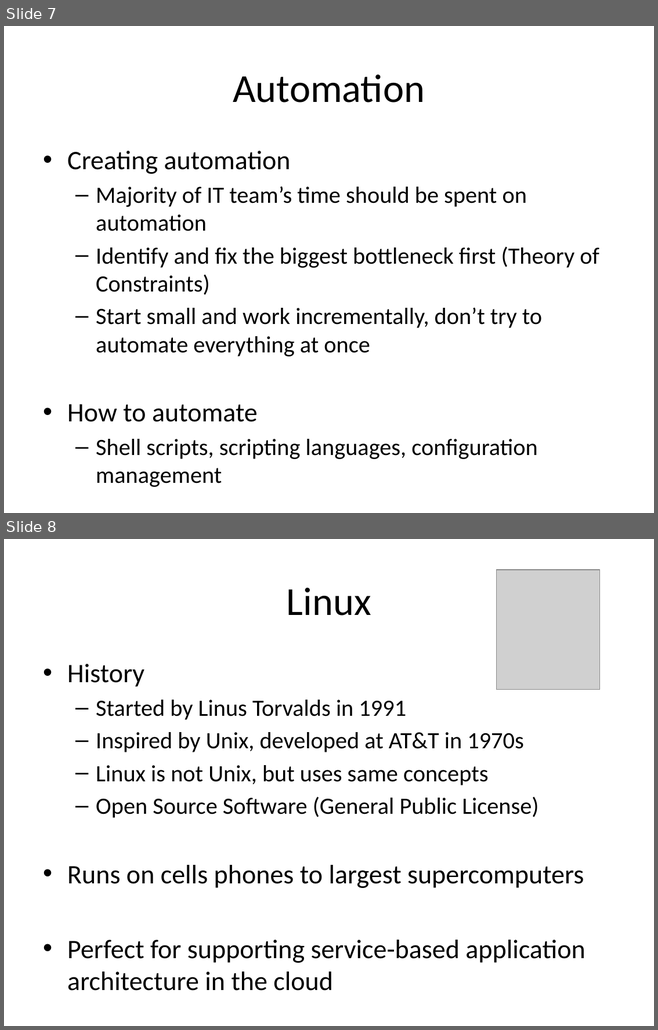
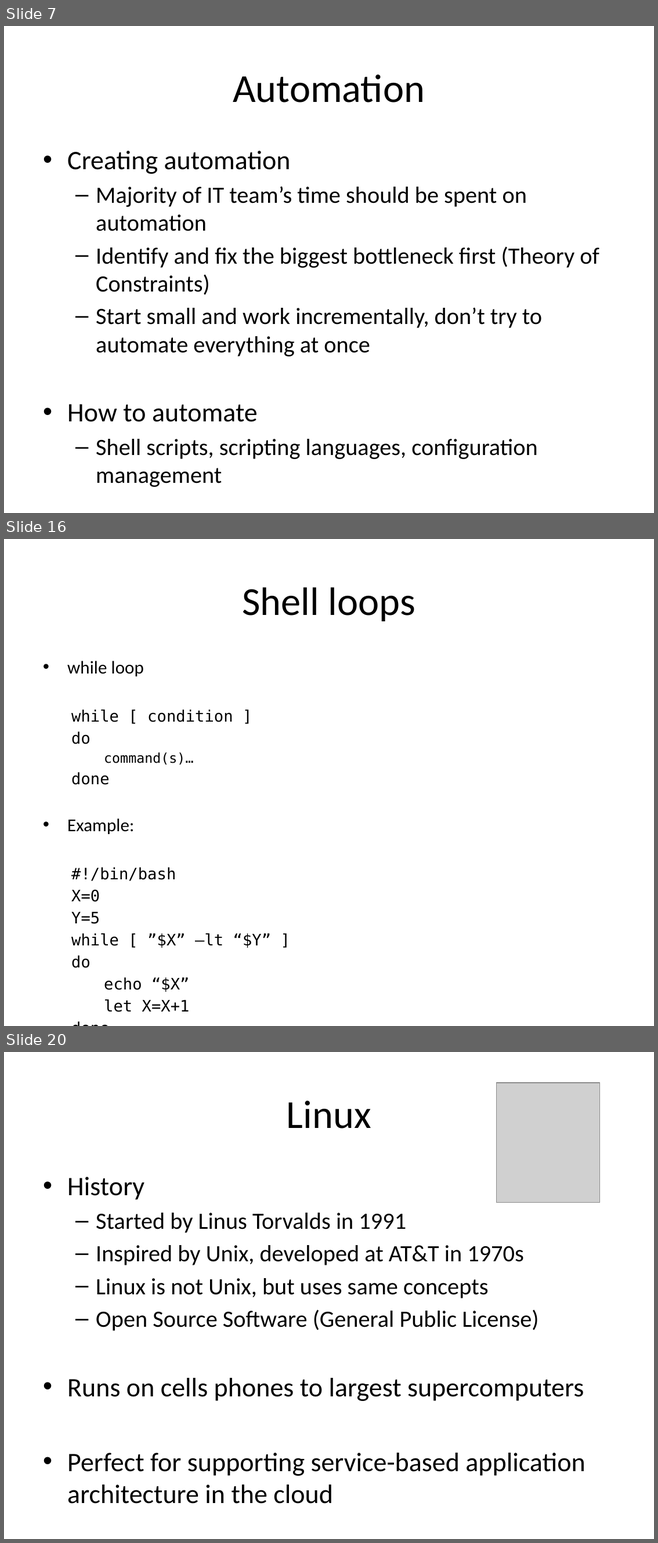
Before and after one commit to jasondbaker/infrastructure-class, a slide deck: lectures/infrastructure-week-2.pptx. Shown one above the other, each under a label of ours: slides 7 and 8 before the commit, slides 7, 16 and 20 after it; the slides between them are not shown. The pictures are 658x1030 and 658x1543 pixels, drawn with LibreOffice and Linux fonts; fonts in the diff are those of the drawing; grey boxes stand for pictures. Boxes give left, top, right and bottom in pixels: in the first picture for what was removed or moved away, otherwise in the second. Text is boxed around its words. In the diff, an @@ line names an element or a change of style, - is before the commit and + after.

Commit message:
add study guide and shell scripting

```diff
--- a/lectures/infrastructure-week-2.pptx
+++ b/lectures/infrastructure-week-2.pptx
@@ slide 16 added at [4, 539, 654, 1026], background #FFFFFF @@
@@ title added at [242, 587, 415, 621], 44 pt, text #000000 @@
+Shell loops
@@ text added at [67, 661, 271, 1012], 17.5 pt, text #000000 @@
+• while loop
+  while [ condition ]
+  do
+    command(s)…
+  done
+• Example:
+  #!/bin/bash
+  X=0
+  Y=5
+  while [ ”$X” –lt “$Y” ]
+  do
+  echo “$X”
+  let X=X+1
+  done
+  exit 0
@@ what was slide 8 is now slide 20 @@
```
Also in this commit, not shown: 11 other slides added, 4 other files.
